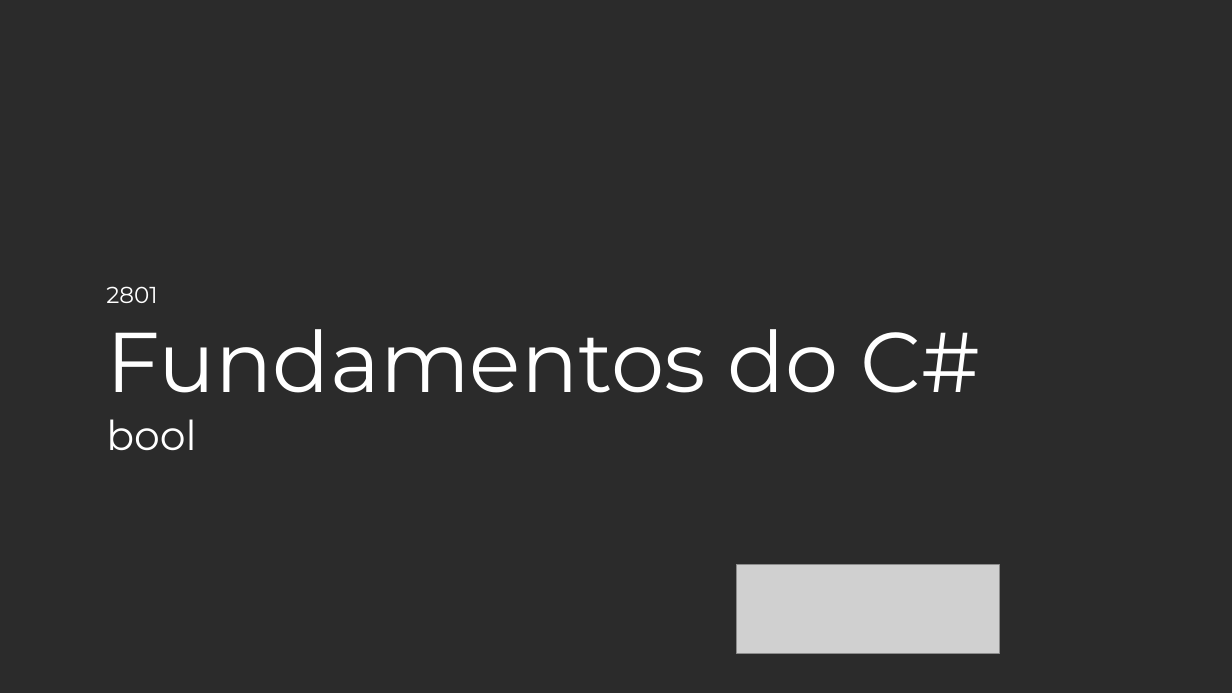
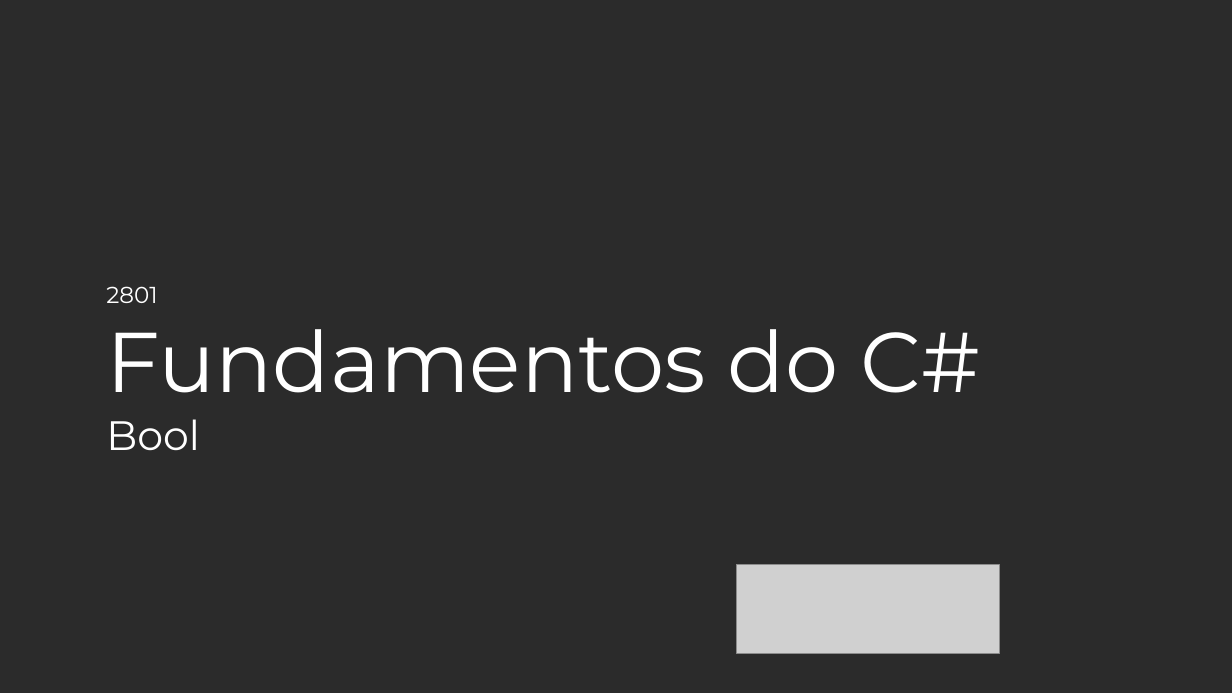
Before and after one commit to balta-io/2801, a slide deck: slide 40 of material-apoio/Modulo 5 - Linguagem de Programacao/2801 - Modulo 5 - Linguagem de Programacao.pptx. Drawn at 1232x693 pixels with LibreOffice and Linux fonts; fonts in the diff are those of the drawing; grey boxes stand for pictures; background and template pictures are left out; a plain dark background stands for a picture behind light text. Boxes give left, top, right and bottom in pixels: in the first picture for what was removed or moved away, otherwise in the second. Text is boxed around its words. In the diff, an @@ line names an element or a change of style, - is before the commit and + after.

```diff
--- a/material-apoio/Modulo 5 - Linguagem de Programacao/2801 - Modulo 5 - Linguagem de Programacao.pptx
+++ b/material-apoio/Modulo 5 - Linguagem de Programacao/2801 - Modulo 5 - Linguagem de Programacao.pptx
@@ text at [106, 419, 200, 450]: text changed @@
-bool
+Bool
```
Also in this commit, not shown: 8 other slides changed, 51 slides added.
